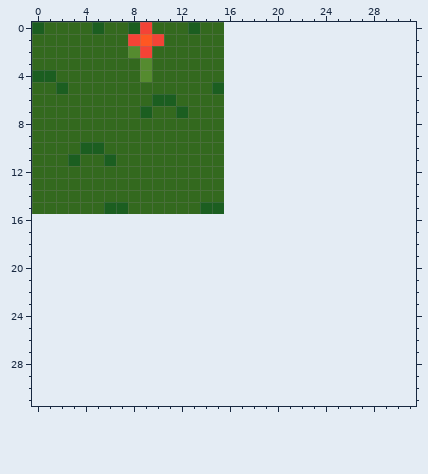
Pixel-art sprite -- src/resources/images/defaults/dafault_3.png. Above is the file before it was changed.
The file is 16x16 pixels. The old version is drawn lined up with the new one, on the new canvas.
After:
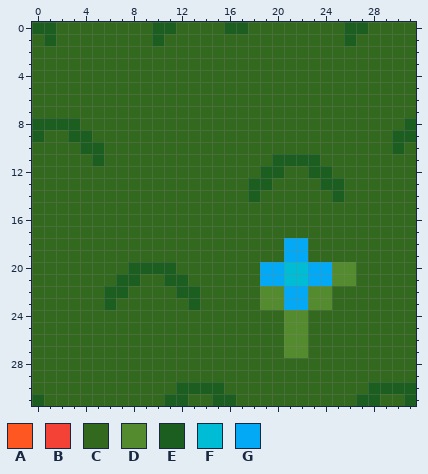
Palette (. is transparent): A #ff5722  B #f44336  C #33691e  D #558b2f  E #1b5e20  F #00bcd4  G #03a9f4
Changes in this commit:
canvas 16x16 -> 32x32
Changed rows in their new state; - is an unchanged pixel.
first column x 0:
 0 -E---C--CCEE-C--EECCCCCCCCEECCCC
 1 -E------CCE-----CCCCCCCCCCECCCCC
 2 --------CC------CCCCCCCCCCCCCCCC
 3 ---------C------CCCCCCCCCCCCCCCC
 4 CC-------C------CCCCCCCCCCCCCCCC
 5 --C------------CCCCCCCCCCCCCCCCC
 6 ----------CC----CCCCCCCCCCCCCCCC
 7 ---------C--C---CCCCCCCCCCCCCCCC
 8 EEEE------------CCCCCCCCCCCCCCCE
 9 E--EE-----------CCCCCCCCCCCCCCEE
10 ----------------CCCCCCCCCCCCCCEC
11 ---C-EC---------CCCCEEEECCCCCCCC
12 ----------------CCCEECCEECCCCCCC
13 ----------------CCEECCCCEECCCCCC
14 ----------------CCECCCCCCECCCCCC
15 ------CC------CCCCCCCCCCCCCCCCCC
16 CCCCCCCCCCCCCCCCCCCCCCCCCCCCCCCC
17 CCCCCCCCCCCCCCCCCCCCCCCCCCCCCCCC
18 CCCCCCCCCCCCCCCCCCCCCGGCCCCCCCCC
19 CCCCCCCCCCCCCCCCCCCCCGGCCCCCCCCC
20 CCCCCCCCEEEECCCCCCCGGFFGGDDCCCCC
21 CCCCCCCEECCEECCCCCCGGFFGGDDCCCCC
22 CCCCCCEECCCCEECCCCCDDGGDDCCCCCCC
23 CCCCCCECCCCCCECCCCCDDGGDDCCCCCCC
24 CCCCCCCCCCCCCCCCCCCCCDDCCCCCCCCC
25 CCCCCCCCCCCCCCCCCCCCCDDCCCCCCCCC
26 CCCCCCCCCCCCCCCCCCCCCDDCCCCCCCCC
27 CCCCCCCCCCCCCCCCCCCCCDDCCCCCCCCC
28 CCCCCCCCCCCCCCCCCCCCCCCCCCCCCCCC
29 CCCCCCCCCCCCCCCCCCCCCCCCCCCCCCCC
30 CCCCCCCCCCCCEEEECCCCCCCCCCCCEEEE
31 ECCCCCCCCCCEECCEECCCCCCCCCCEECCE
Boxes around the changes in both pictures, in picture pixels (x1, y1, x2, y2):
changed: (32, 22, 416, 406)
